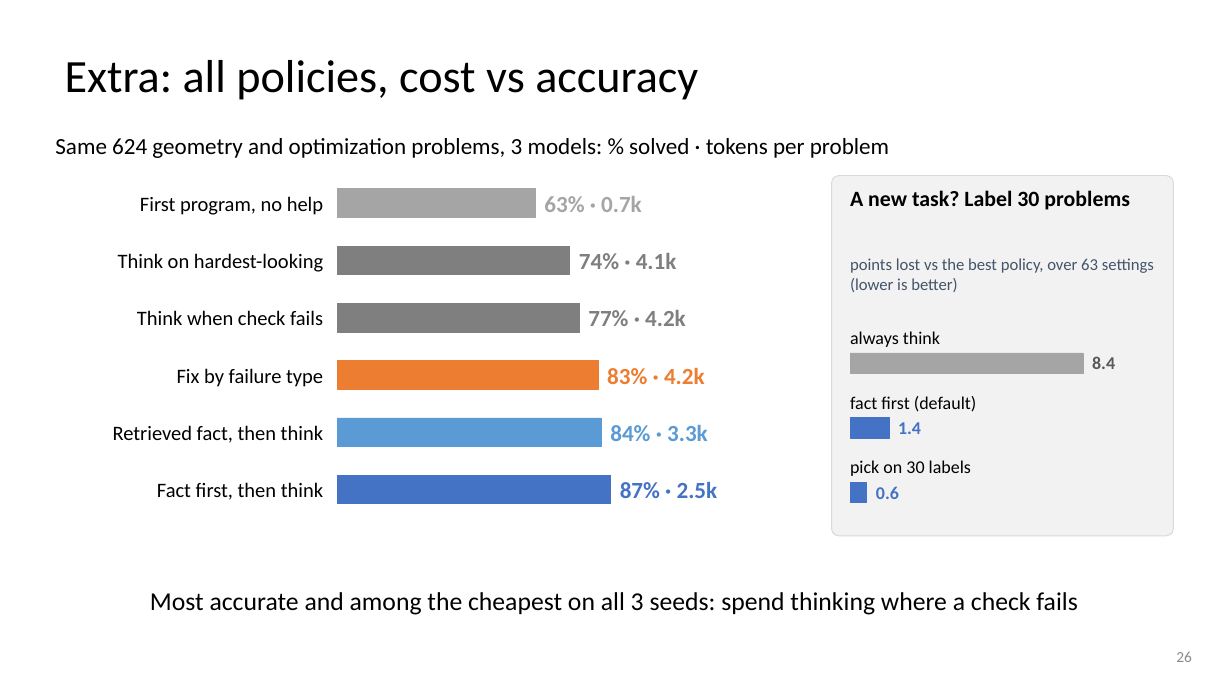
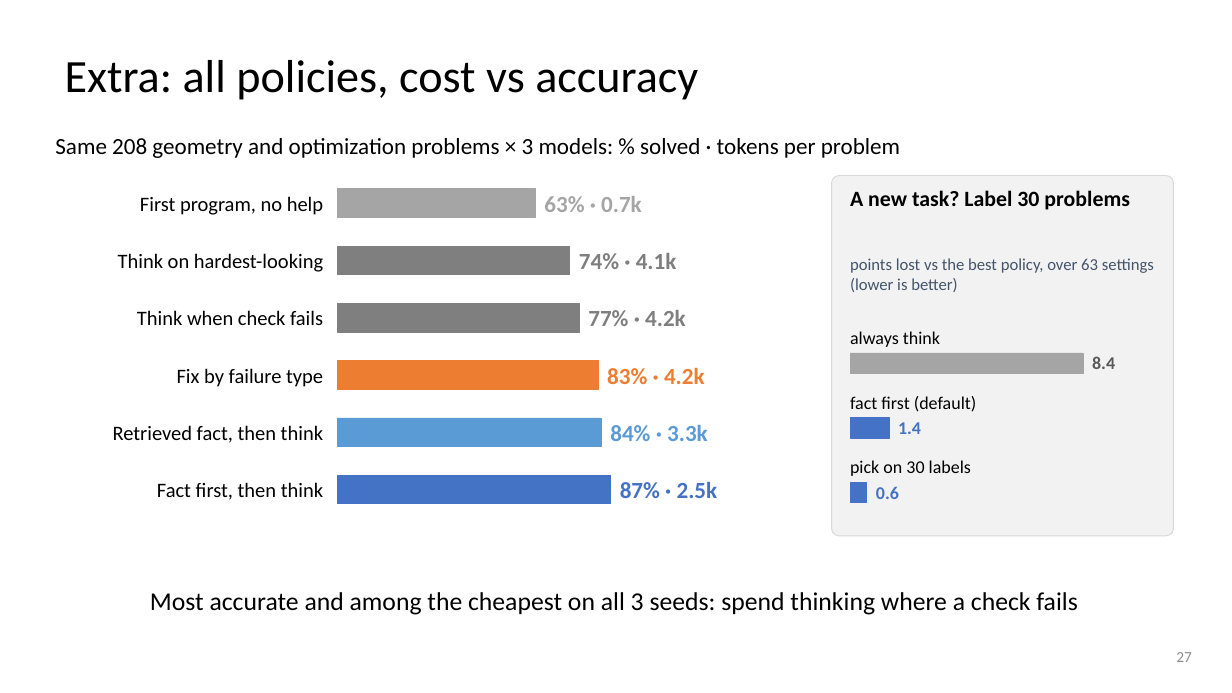
Before and after one commit to dlwns147/CSED490E_Project_Team5, a slide deck: slide 27 of PROPOSAL_slides.pptx (slide 26 before the commit). Drawn at 1232x693 pixels with LibreOffice and Linux fonts; fonts in the diff are those of the drawing. Boxes give left, top, right and bottom in pixels: in the first picture for what was removed or moved away, otherwise in the second. Text is boxed around its words. In the diff, an @@ line names an element or a change of style, - is before the commit and + after.

```diff
--- a/PROPOSAL_slides.pptx
+++ b/PROPOSAL_slides.pptx
@@ text at [55, 138, 900, 158]: text changed @@
-Same 624 geometry and optimization problems, 3 models: % solved · tokens per problem
+Same 208 geometry and optimization problems × 3 models: % solved · tokens per problem
@@ page number at [1176, 652, 1192, 662]: text changed @@
-26
+27
```
Also in this commit, not shown: 9 other slides changed, 1 slide added, 10 other files.
